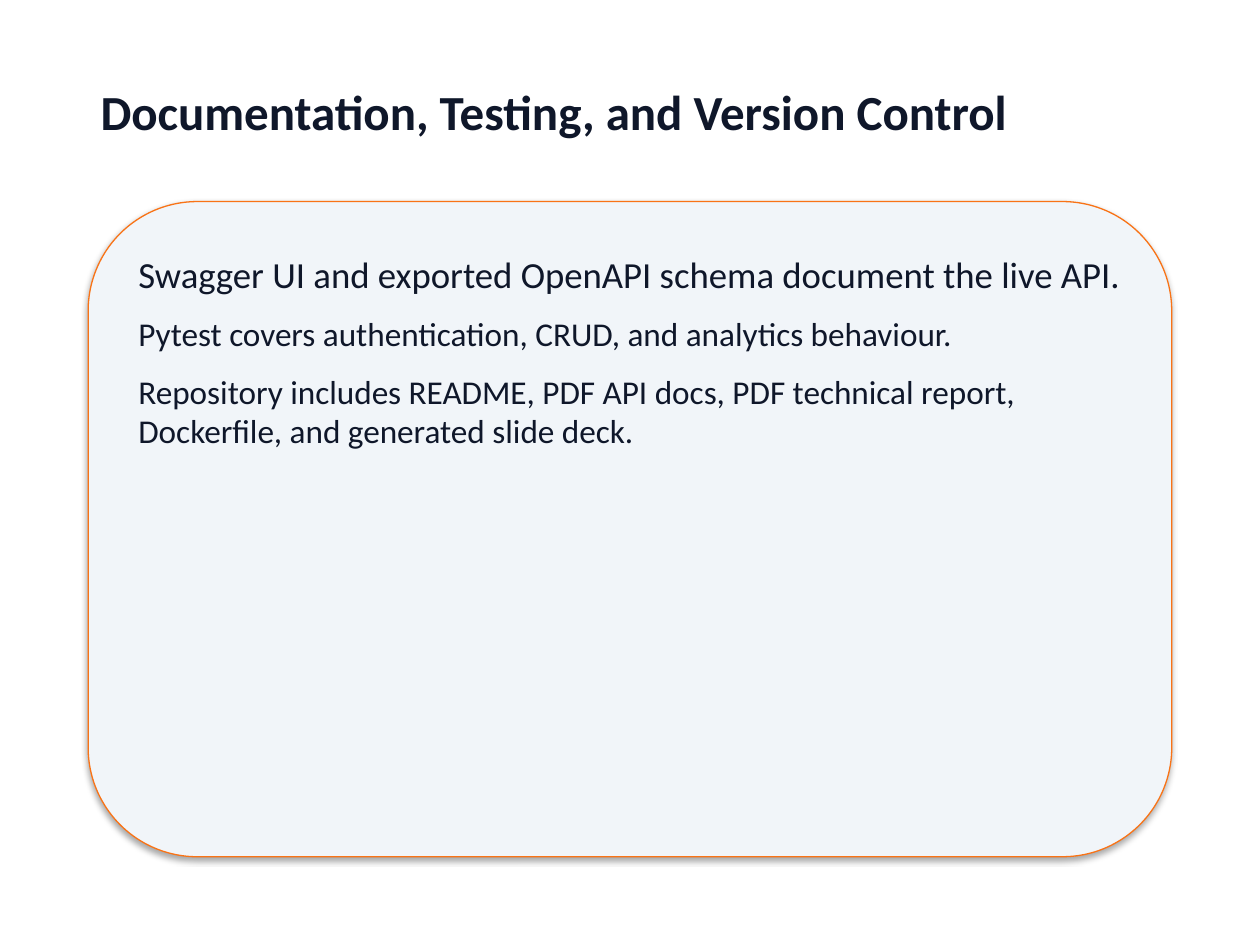
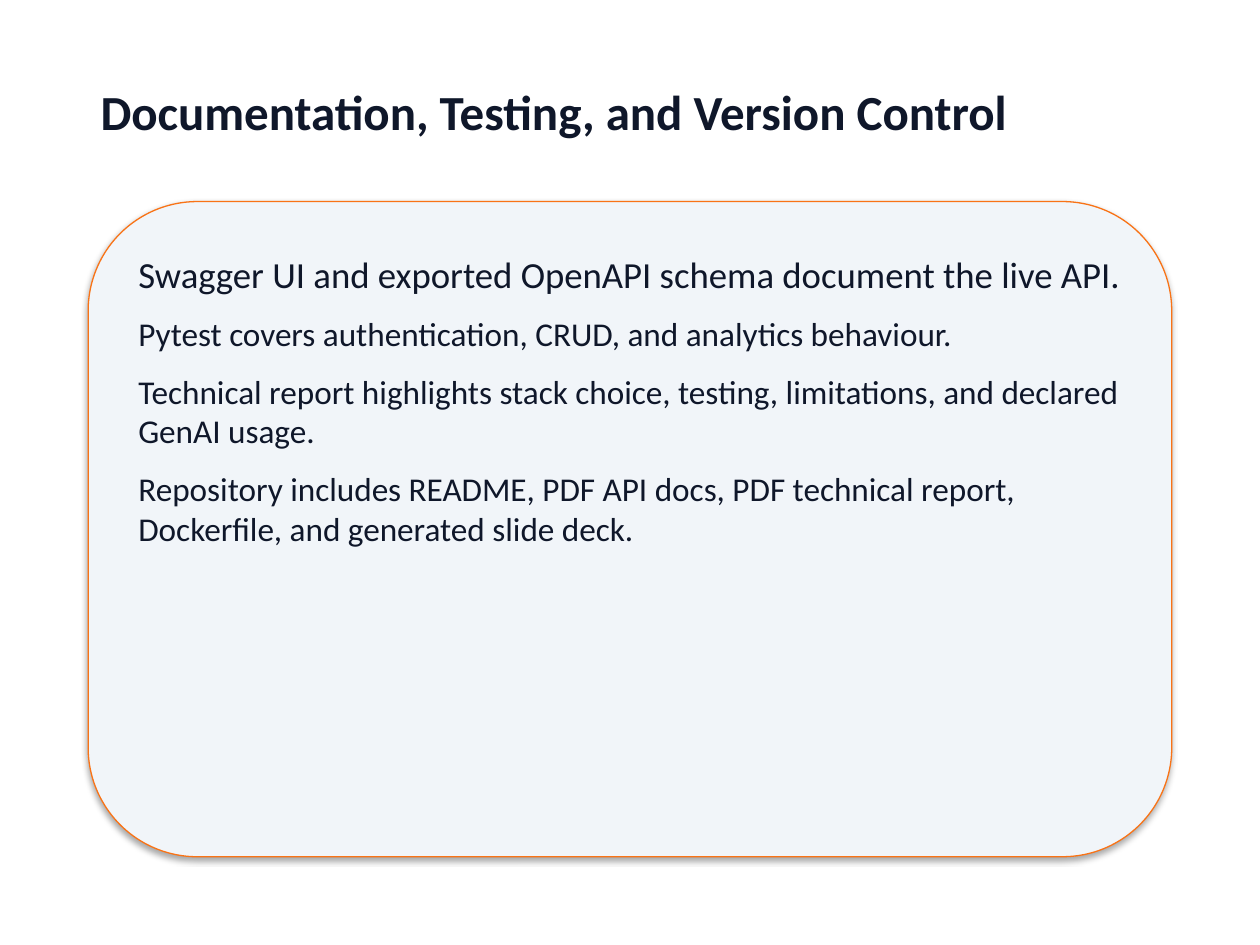
Before and after one commit to gapmaker1/urban-climate-insights-api, a slide deck: slide 6 of presentation/Urban_Climate_Insights_API_Presentation.pptx. Drawn at 1260x945 pixels with LibreOffice and Linux fonts; fonts in the diff are those of the drawing. Boxes give left, top, right and bottom in pixels: in the first picture for what was removed or moved away, otherwise in the second. Text is boxed around its words. In the diff, an @@ line names an element or a change of style, - is before the commit and + after.

```diff
--- a/presentation/Urban_Climate_Insights_API_Presentation.pptx
+++ b/presentation/Urban_Climate_Insights_API_Presentation.pptx
@@ text at (138, 381, 1119, 449): paragraph added @@
+Technical report highlights stack choice, testing, limitations, and declared GenAI usage.
```
Also in this commit, not shown: 1 other slide changed, 4 other files.
